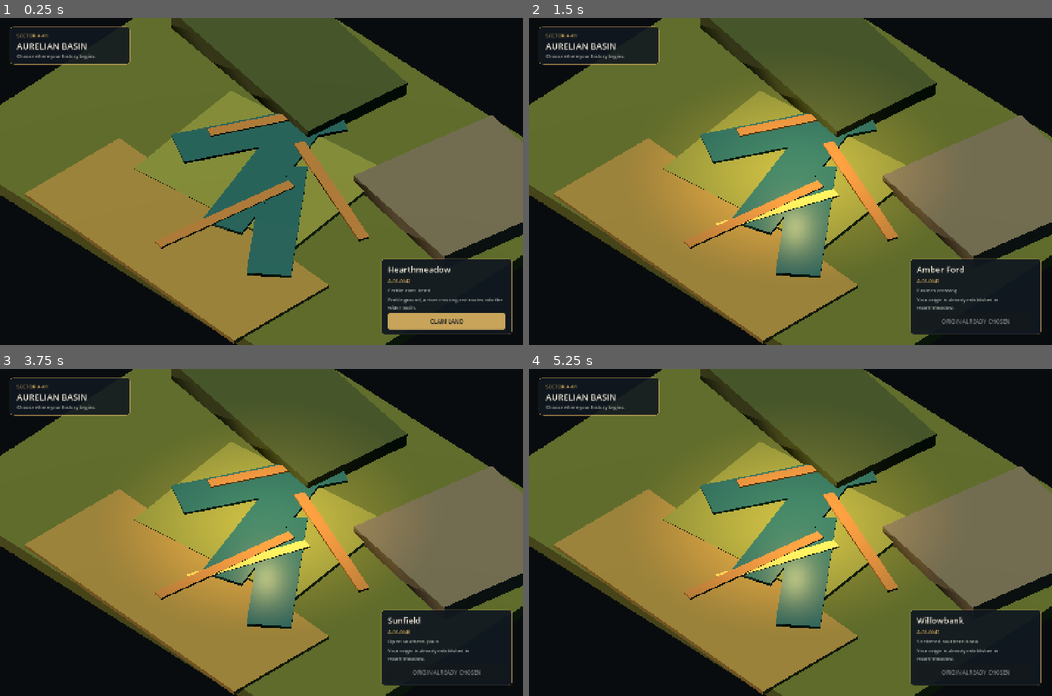
Above: before the commit, frames 1-4 (two rows, left to right).
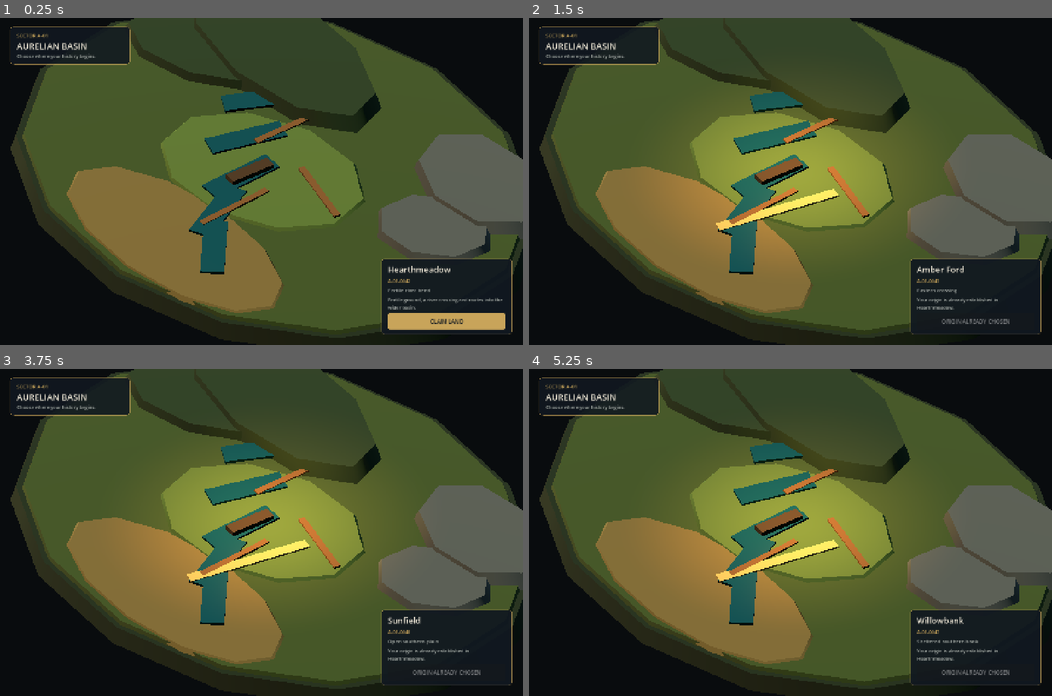
Above: after the commit, the same moments.

Repository: tomat60/pixel-nations
Game: Godot game, scene res://scenes/map/aurelian_basin_v2.tscn
Two runs of this game, one before a commit and one after it. Both use one fixed random seed, a clock stepped at 60 frames per second and the inputs below.
Inputs (mouse positions are in pixels of both pictures, inside the frame that each line leads up to):
- Up to frame 1 (0.25 s): no input
- Up to frame 2 (1.5 s): click "CLAIM LAND" at 0.5 s; tap Enter at 1.25 s; move the mouse to (905, 165) at 1.27 s; click (905, 165) at 1.42 s
- Up to frame 3 (3.75 s): tap Space at 2, 3.5 s; move the mouse to (156, 548) at 2.02 s; click (156, 548) at 2.17 s; tap Enter at 2.75 s; move the mouse to (313, 460) at 2.77 s; click (313, 460) at 2.92 s; move the mouse to (235, 597) at 3.52 s; click (235, 597) at 3.67 s
- Up to frame 4 (5.25 s): tap Enter at 4.25 s; move the mouse to (947, 581) at 4.27 s; click (947, 581) at 4.42 s; tap Space at 5 s; move the mouse to (633, 483) at 5.02 s; click (633, 483) at 5.17 s

The runs differ from the first frame. In frame 1, 47% of the frame differs, in the area x 0-100%, y 0-100%; in frame 2, 52%; in frame 3, 52%; in frame 4, 52%.

Commit message:
fix(godot): recompose Basin river roads and terrain hierarchy

Diff:
--- a/game/scenes/map/aurelian_basin_v3.tscn
+++ b/game/scenes/map/aurelian_basin_v3.tscn
@@ -1,62 +1,98 @@
-[gd_scene load_steps=12 format=3]
+[gd_scene load_steps=18 format=3]
 
 [ext_resource type="Script" path="res://scenes/map/aurelian_basin_v3.gd" id="1"]
 
 [sub_resource type="StandardMaterial3D" id="olive"]
-albedo_color = Color(0.30, 0.37, 0.18, 1)
-roughness = 0.94
+albedo_color = Color(0.24, 0.31, 0.15, 1)
+roughness = 0.96
 [sub_resource type="StandardMaterial3D" id="meadow"]
-albedo_color = Color(0.42, 0.48, 0.24, 1)
+albedo_color = Color(0.34, 0.43, 0.20, 1)
+roughness = 0.93
+[sub_resource type="StandardMaterial3D" id="ridge"]
+albedo_color = Color(0.16, 0.23, 0.14, 1)
+roughness = 0.98
+[sub_resource type="StandardMaterial3D" id="stone"]
+albedo_color = Color(0.32, 0.34, 0.34, 1)
+roughness = 0.90
+[sub_resource type="StandardMaterial3D" id="plain"]
+albedo_color = Color(0.46, 0.39, 0.22, 1)
+roughness = 0.96
+[sub_resource type="StandardMaterial3D" id="water"]
+albedo_color = Color(0.10, 0.31, 0.35, 1)
+roughness = 0.30
+[sub_resource type="StandardMaterial3D" id="road"]
+albedo_color = Color(0.48, 0.32, 0.17, 1)
 roughness = 0.92
-[sub_resource type="StandardMaterial3D" id="ridge"]
-albedo_color = Color(0.21, 0.29, 0.17, 1)
-roughness = 0.96
-[sub_resource type="StandardMaterial3D" id="stone"]
-albedo_color = Color(0.36, 0.37, 0.34, 1)
+[sub_resource type="StandardMaterial3D" id="edge"]
+albedo_color = Color(0.13, 0.18, 0.12, 1)
+roughness = 1.0
+[sub_resource type="StandardMaterial3D" id="bridge"]
+albedo_color = Color(0.28, 0.20, 0.12, 1)
 roughness = 0.88
-[sub_resource type="StandardMaterial3D" id="plain"]
-albedo_color = Color(0.50, 0.45, 0.25, 1)
-roughness = 0.95
-[sub_resource type="StandardMaterial3D" id="water"]
-albedo_color = Color(0.15, 0.36, 0.40, 1)
-roughness = 0.38
-[sub_resource type="StandardMaterial3D" id="road"]
-albedo_color = Color(0.56, 0.42, 0.24, 1)
-roughness = 0.89
 
-[sub_resource type="BoxMesh" id="basin"]
+[sub_resource type="CylinderMesh" id="basin"]
 material = SubResource("olive")
-size = Vector3(13.8, 0.34, 10.8)
-[sub_resource type="BoxMesh" id="zone"]
+top_radius = 7.2
+bottom_radius = 7.35
+height = 0.34
+radial_segments = 14
+rings = 1
+[sub_resource type="CylinderMesh" id="edge_mesh"]
+material = SubResource("edge")
+top_radius = 7.42
+bottom_radius = 7.58
+height = 0.46
+radial_segments = 14
+rings = 1
+[sub_resource type="CylinderMesh" id="zone"]
 material = SubResource("meadow")
-size = Vector3(5.2, 0.12, 4.0)
-[sub_resource type="BoxMesh" id="ridge_mesh"]
+top_radius = 2.45
+bottom_radius = 2.55
+height = 0.14
+radial_segments = 10
+rings = 1
+[sub_resource type="CylinderMesh" id="ridge_mesh"]
 material = SubResource("ridge")
-size = Vector3(5.8, 0.68, 3.2)
-[sub_resource type="BoxMesh" id="stone_mesh"]
+top_radius = 2.15
+bottom_radius = 2.35
+height = 0.62
+radial_segments = 9
+rings = 1
+[sub_resource type="CylinderMesh" id="stone_mesh"]
 material = SubResource("stone")
-size = Vector3(4.1, 0.54, 4.3)
-[sub_resource type="BoxMesh" id="plain_mesh"]
+top_radius = 1.65
+bottom_radius = 1.86
+height = 0.48
+radial_segments = 8
+rings = 1
+[sub_resource type="CylinderMesh" id="plain_mesh"]
 material = SubResource("plain")
-size = Vector3(8.0, 0.12, 3.3)
-[sub_resource type="BoxMesh" id="river"]
+top_radius = 3.4
+bottom_radius = 3.55
+height = 0.12
+radial_segments = 12
+rings = 1
+[sub_resource type="BoxMesh" id="river_segment"]
 material = SubResource("water")
-size = Vector3(1.15, 0.08, 4.4)
-[sub_resource type="BoxMesh" id="road_mesh"]
+size = Vector3(0.62, 0.07, 2.05)
+[sub_resource type="BoxMesh" id="road_segment"]
 material = SubResource("road")
-size = Vector3(0.30, 0.055, 4.2)
+size = Vector3(0.18, 0.045, 2.15)
+[sub_resource type="BoxMesh" id="bridge_mesh"]
+material = SubResource("bridge")
+size = Vector3(1.25, 0.13, 0.34)
 
 [node name="AurelianBasinV3" type="Node3D"]
 script = ExtResource("1")
 [node name="LateMorningSun" type="DirectionalLight3D" parent="."]
 rotation_degrees = Vector3(-52, -38, 0)
-light_color = Color(1, 0.83, 0.61, 1)
-light_energy = 1.16
+light_color = Color(1, 0.88, 0.72, 1)
+light_energy = 0.92
 shadow_enabled = true
 [node name="CoolFill" type="DirectionalLight3D" parent="."]
 rotation_degrees = Vector3(-58, 138, 0)
-light_color = Color(0.46, 0.61, 0.64, 1)
-light_energy = 0.34
+light_color = Color(0.42, 0.56, 0.62, 1)
+light_energy = 0.42
 [node name="CameraRig" type="Node3D" parent="."]
 [node name="Camera3D" type="Camera3D" parent="CameraRig"]
 position = Vector3(10.8, 12.8, 11.6)
@@ -64,49 +100,80 @@
 size = 8.4
 current = true
 [node name="BasinTerrain" type="Node3D" parent="."]
+[node name="WorldContinuationSkirt" type="MeshInstance3D" parent="BasinTerrain"]
+position = Vector3(0, -0.25, 0.1)
+scale = Vector3(1, 1, 0.79)
+mesh = SubResource("edge_mesh")
 [node name="ContinuousBasin" type="MeshInstance3D" parent="BasinTerrain"]
-position = Vector3(0, -0.12, 0.1)
+position = Vector3(0, -0.08, 0.1)
+scale = Vector3(1, 1, 0.79)
 mesh = SubResource("basin")
 [node name="NorthWestWoodedRidge" type="MeshInstance3D" parent="BasinTerrain"]
-position = Vector3(-2.85, 0.20, -3.25)
-rotation_degrees = Vector3(0, -8, -2)
+position = Vector3(-2.95, 0.20, -3.15)
+scale = Vector3(1.55, 1.0, 0.72)
+rotation_degrees = Vector3(0, -8, 0)
+mesh = SubResource("ridge_mesh")
+[node name="NorthWestRidgeShoulder" type="MeshInstance3D" parent="BasinTerrain"]
+position = Vector3(-4.55, 0.11, -2.15)
+scale = Vector3(1.08, 0.72, 0.62)
+rotation_degrees = Vector3(0, 18, 0)
 mesh = SubResource("ridge_mesh")
 [node name="CentralFertileMeadow" type="MeshInstance3D" parent="BasinTerrain"]
-position = Vector3(-0.2, 0.095, 0.45)
-rotation_degrees = Vector3(0, 6, 0)
+position = Vector3(-0.15, 0.10, 0.45)
+scale = Vector3(1.18, 1.0, 0.82)
+rotation_degrees = Vector3(0, 8, 0)
 mesh = SubResource("zone")
-[node name="EasternRockyPass" type="MeshInstance3D" parent="BasinTerrain"]
-position = Vector3(4.25, 0.14, -2.6)
-rotation_degrees = Vector3(0, -11, 1.5)
+[node name="EasternRockyPassNorth" type="MeshInstance3D" parent="BasinTerrain"]
+position = Vector3(4.25, 0.16, -3.05)
+scale = Vector3(1.25, 1.0, 0.82)
+rotation_degrees = Vector3(0, -14, 0)
+mesh = SubResource("stone_mesh")
+[node name="EasternRockyPassSouth" type="MeshInstance3D" parent="BasinTerrain"]
+position = Vector3(4.65, 0.12, -0.95)
+scale = Vector3(0.92, 0.72, 0.72)
+rotation_degrees = Vector3(0, 16, 0)
 mesh = SubResource("stone_mesh")
 [node name="SouthernOpenPlain" type="MeshInstance3D" parent="BasinTerrain"]
-position = Vector3(0.2, 0.08, 3.95)
+position = Vector3(0.15, 0.08, 3.95)
+scale = Vector3(1.08, 1.0, 0.48)
 rotation_degrees = Vector3(0, -3, 0)
 mesh = SubResource("plain_mesh")
+[node name="RiverUpperReach" type="MeshInstance3D" parent="BasinTerrain"]
+position = Vector3(-2.15, 0.19, -1.55)
+rotation_degrees = Vector3(0, -34, 0)
+mesh = SubResource("river_segment")
 [node name="RiverWestBend" type="MeshInstance3D" parent="BasinTerrain"]
-position = Vector3(-1.25, 0.18, -0.55)
-rotation_degrees = Vector3(0, -28, 0)
-mesh = SubResource("river")
+position = Vector3(-1.35, 0.19, -0.15)
+rotation_degrees = Vector3(0, -25, 0)
+mesh = SubResource("river_segment")
 [node name="RiverCentralBend" type="MeshInstance3D" parent="BasinTerrain"]
-position = Vector3(0.05, 0.185, 0.75)
+position = Vector3(-0.35, 0.19, 1.05)
+rotation_degrees = Vector3(0, -8, 0)
+mesh = SubResource("river_segment")
+[node name="RiverLowerBend" type="MeshInstance3D" parent="BasinTerrain"]
+position = Vector3(0.20, 0.19, 2.45)
 rotation_degrees = Vector3(0, 18, 0)
-mesh = SubResource("river")
+mesh = SubResource("river_segment")
 [node name="RiverEasternReach" type="MeshInstance3D" parent="BasinTerrain"]
-position = Vector3(1.55, 0.18, 1.65)
-rotation_degrees = Vector3(0, 39, 0)
-mesh = SubResource("river")
-[node name="RoadNorthToHearth" type="MeshInstance3D" parent="BasinTerrain"]
-position = Vector3(-1.15, 0.23, -1.45)
-rotation_degrees = Vector3(0, -28, 0)
-mesh = SubResource("road_mesh")
-[node name="RoadEastToHearth" type="MeshInstance3D" parent="BasinTerrain"]
-position = Vector3(1.75, 0.23, -0.15)
-rotation_degrees = Vector3(0, 68, 0)
-mesh = SubResource("road_mesh")
-[node name="RoadSouthToHearth" type="MeshInstance3D" parent="BasinTerrain"]
-position = Vector3(0.45, 0.23, 2.45)
+position = Vector3(1.15, 0.19, 3.55)
+rotation_degrees = Vector3(0, 42, 0)
+mesh = SubResource("river_segment")
+[node name="RoadNorthApproach" type="MeshInstance3D" parent="BasinTerrain"]
+position = Vector3(-0.85, 0.23, -1.25)
 rotation_degrees = Vector3(0, -10, 0)
-mesh = SubResource("road_mesh")
+mesh = SubResource("road_segment")
+[node name="RoadEastApproach" type="MeshInstance3D" parent="BasinTerrain"]
+position = Vector3(1.55, 0.23, 0.10)
+rotation_degrees = Vector3(0, 70, 0)
+mesh = SubResource("road_segment")
+[node name="RoadSouthApproach" type="MeshInstance3D" parent="BasinTerrain"]
+position = Vector3(0.40, 0.23, 2.05)
+rotation_degrees = Vector3(0, -7, 0)
+mesh = SubResource("road_segment")
+[node name="HearthmeadowCrossing" type="MeshInstance3D" parent="BasinTerrain"]
+position = Vector3(-0.25, 0.29, 0.82)
+rotation_degrees = Vector3(0, 78, 0)
+mesh = SubResource("bridge_mesh")
 [node name="GeographyProps" type="Node3D" parent="."]
 [node name="Interaction" type="Node3D" parent="."]
 [node name="ClaimedState" type="Node3D" parent="."]
